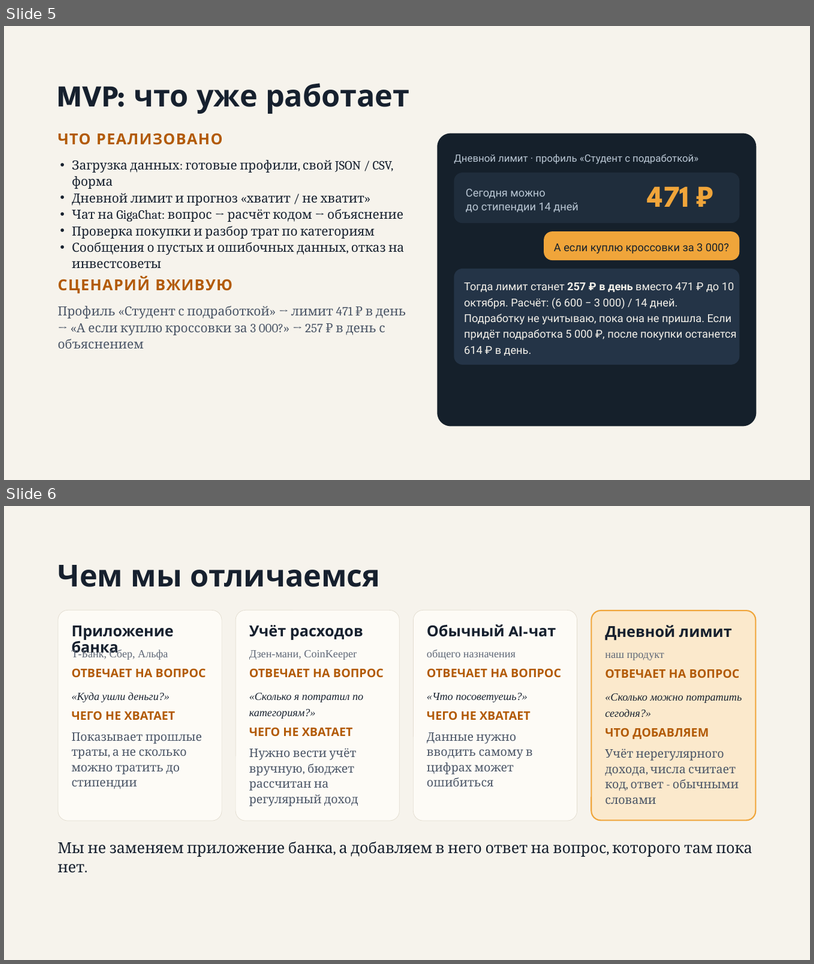
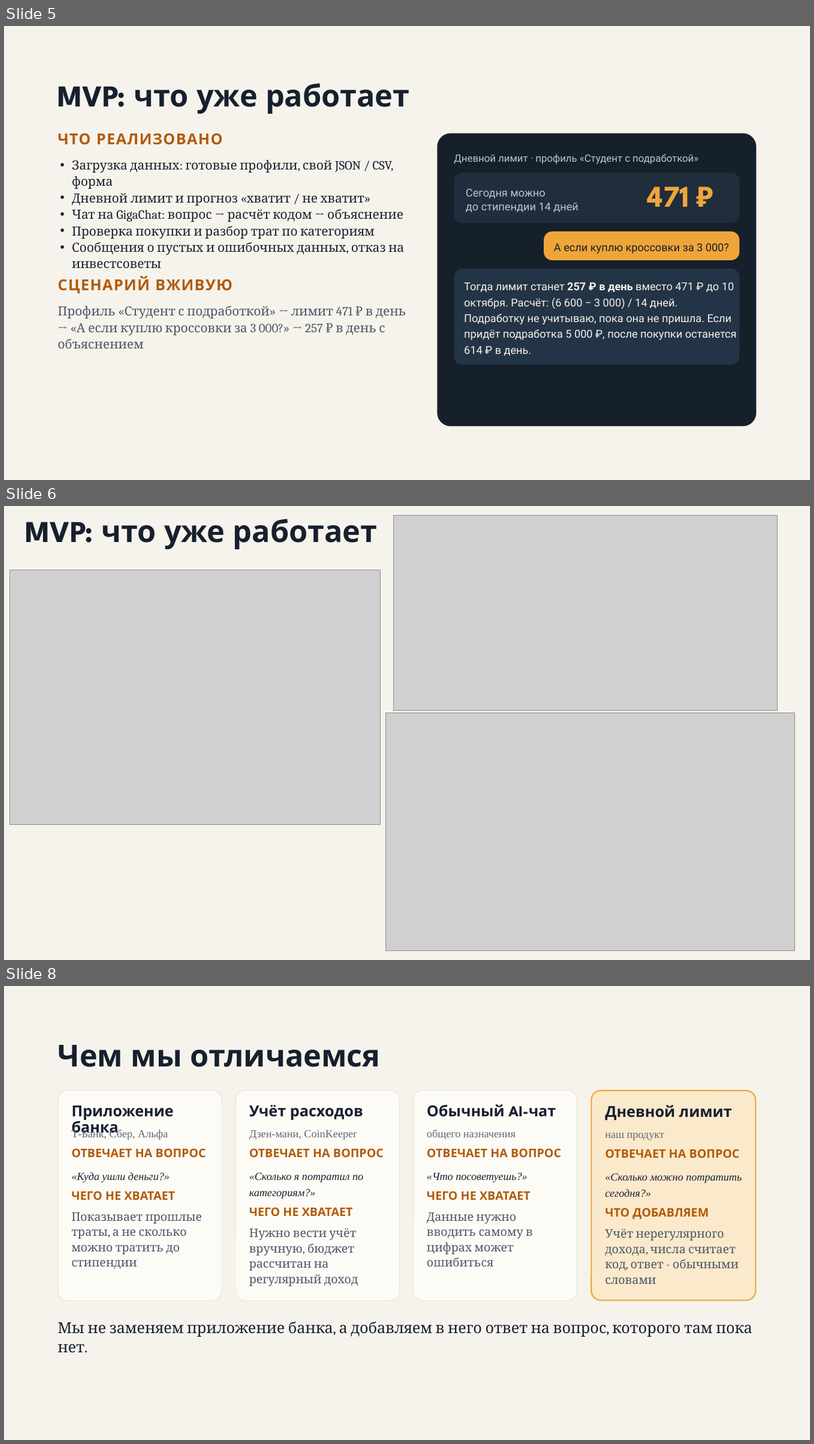
Before and after one commit to Tvorog108/Xakaton_27_09_27, a slide deck: Дневной лимит.pptx. Shown one above the other, each under a label of ours: slides 5 and 6 before the commit, slides 5, 6 and 8 after it; the slides between them are not shown. The pictures are 814x964 and 814x1444 pixels, drawn with LibreOffice and Linux fonts; fonts in the diff are those of the drawing; grey boxes stand for pictures. Boxes give left, top, right and bottom in pixels: in the first picture for what was removed or moved away, otherwise in the second. Text is boxed around its words. In the diff, an @@ line names an element or a change of style, - is before the commit and + after.

```diff
--- a/Дневной лимит.pptx
+++ b/Дневной лимит.pptx
@@ slide 6 added at (4, 506, 810, 960), background #F6F3EC @@
@@ text added at (25, 519, 377, 549), 36 pt, text #16202E, bold @@
+MVP: что уже работает
@@ picture added at (394, 515, 779, 711) @@
@@ picture added at (9, 570, 381, 825) @@
@@ picture added at (386, 712, 795, 951) @@
@@ what was slide 6 is now slide 8 @@
```
Also in this commit, not shown: 1 other slide added.
